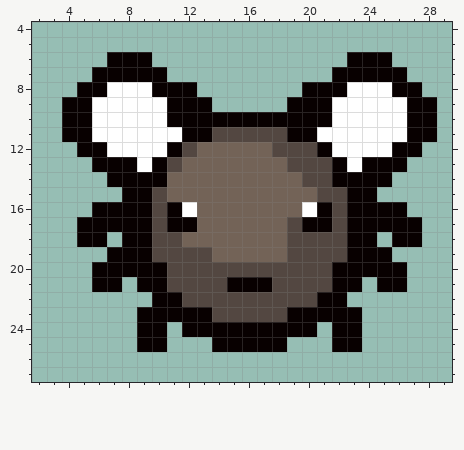
File history of a pixel-art sprite, resources/gfx/items/collectibles/collectibles_hivemod_famine.png. Above, as it was before the edit.
The file is 32x32 pixels. Shown: x 2..29, y 4..27.
The same view after the edit:
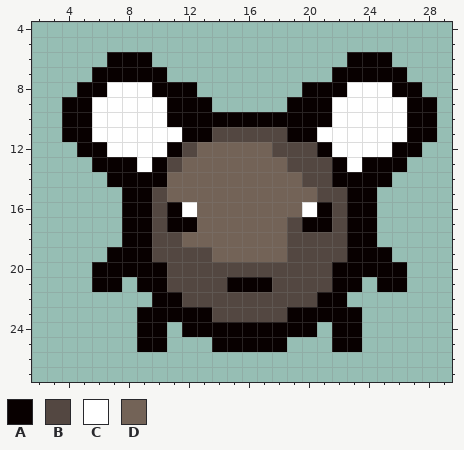
Palette (. is transparent): A #080000  B #534741  C #ffffff  D #736357
Diff:
The author cleared colour A in row 16 at x 6 to 7 and 25 to 26; in row 17 at x 5 to 7 and 25 to 27; in row 18 at x 5 to 6 and 26 to 27.
Changed places in both pictures, as pixel boxes (x1, y1, x2, y2):
erased: (77, 202, 122, 247)
erased: (377, 202, 422, 247)
